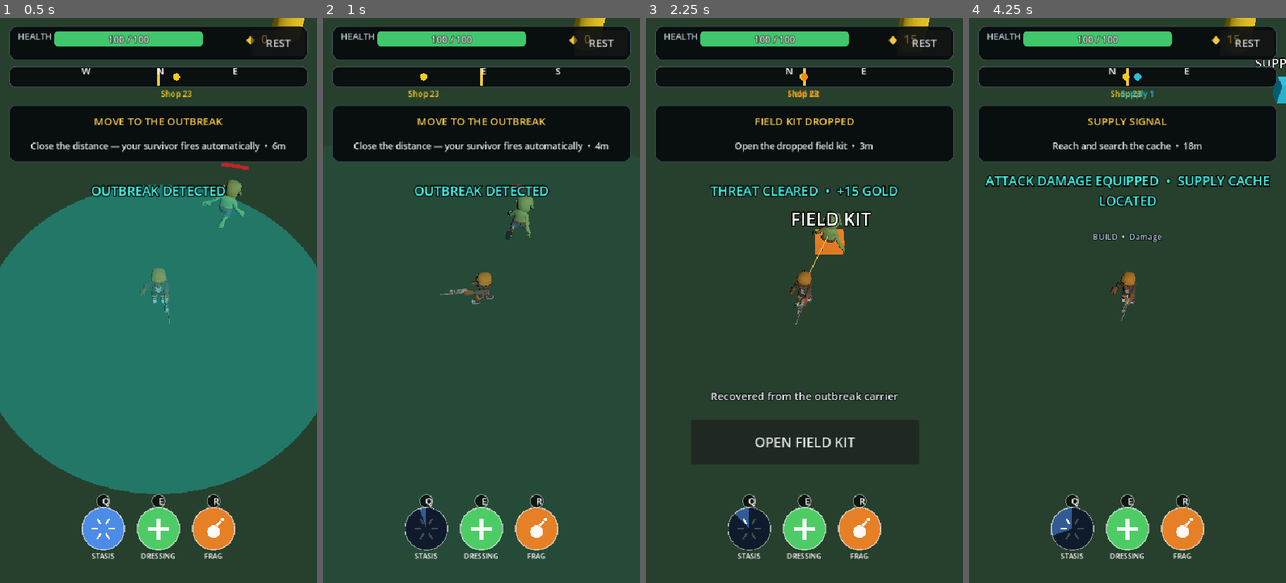
Above: before the commit, frames 1-4 (left to right).
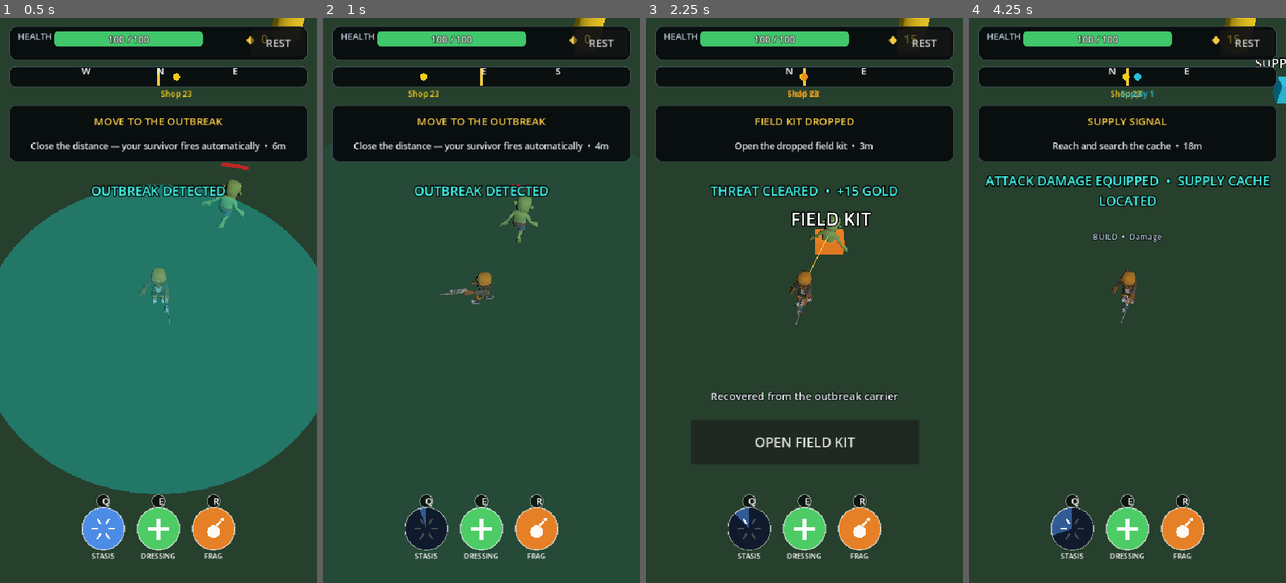
Above: after the commit, the same moments.

Repository: Geoboardman/zombie-gps
Game: Godot game, scene res://scenes/main.tscn
The game is run twice, just before and just after one commit, with the same random seed, the same clock (stepped at 60 frames per second) and the same inputs.
Inputs (mouse positions are in pixels of both pictures, inside the frame that each line leads up to):
- Up to frame 1 (0.5 s): no input
- Up to frame 2 (1 s): tap Enter (ui_accept) at 0.5, 0.77 s; move the mouse to (427, 526) at 0.52 s; hold D (move_right) from 0.53 s (still down); tap Q (ability_1) at 0.6 s; click (427, 526) at 0.67 s
- Up to frame 3 (2.25 s): release D (move_right) at 1.25 s; click "REST" at 1.25 s; click "CONTINUE WALKING" at 2 s
- Up to frame 4 (4.25 s): click "OPEN FIELD KIT" at 2.75 s; click "ATTACK DAMAGE +5 attack damage" at 3.5 s

Frame 1 is identical in both runs. In frame 2, 0.2% of the frame differs, in the area x 55-68%, y 31-40%; in frame 3, 0.1%; in frame 4, less than 0.1%.

Commit message:
Fix character facing and animation playback

Diff:
--- a/scripts/character_visual.gd
+++ b/scripts/character_visual.gd
@@ -19,7 +19,12 @@
 	if _animation_player == null or (_locked and not force):
 		return
 	var resolved := _resolve_clip(clip_name)
-	if resolved == "" or _animation_player.current_animation == resolved:
+	if resolved == "":
+		return
+	var animation := _animation_player.get_animation(resolved)
+	if animation != null:
+		animation.loop_mode = Animation.LOOP_LINEAR
+	if _animation_player.current_animation == resolved and _animation_player.is_playing():
 		return
 	_generation += 1
 	_animation_player.play(resolved, blend)
@@ -34,8 +39,10 @@
 	_generation += 1
 	var generation := _generation
 	_locked = true
+	var animation := _animation_player.get_animation(resolved)
+	if animation != null:
+		animation.loop_mode = Animation.LOOP_NONE
 	_animation_player.play(resolved, 0.05)
-	var animation := _animation_player.get_animation(resolved)
 	var duration: float = animation.length if animation != null else fallback_duration
 	get_tree().create_timer(maxf(0.08, minf(duration, fallback_duration))).timeout.connect(func():
 		if not is_instance_valid(self) or generation != _generation:
@@ -53,8 +60,10 @@
 		return 0.65
 	_generation += 1
 	_locked = true
+	var animation := _animation_player.get_animation(resolved)
+	if animation != null:
+		animation.loop_mode = Animation.LOOP_NONE
 	_animation_player.play(resolved, 0.05)
-	var animation := _animation_player.get_animation(resolved)
 	return clampf(animation.length if animation != null else 0.9, 0.45, 2.0)
 
 
